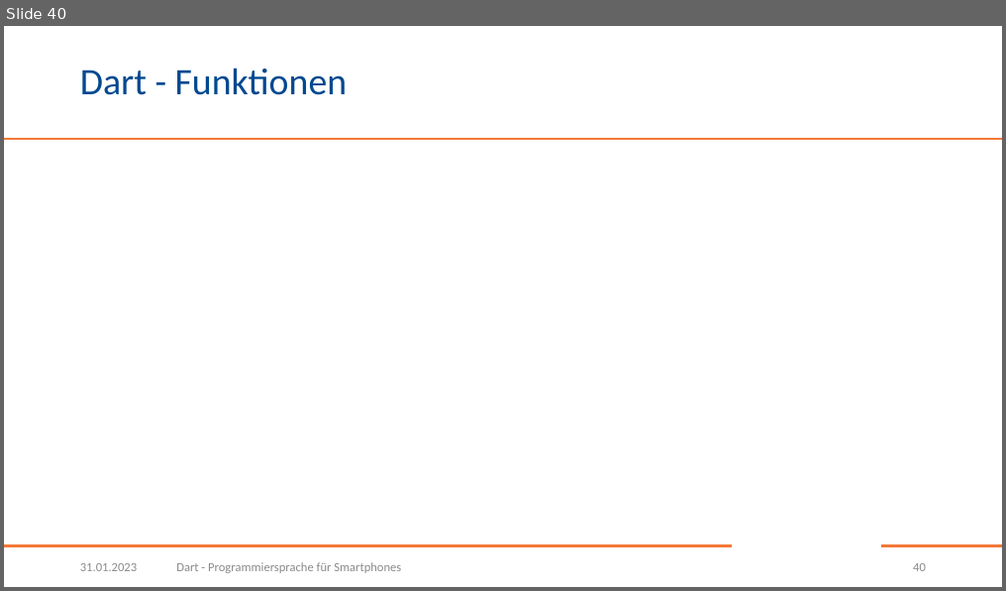
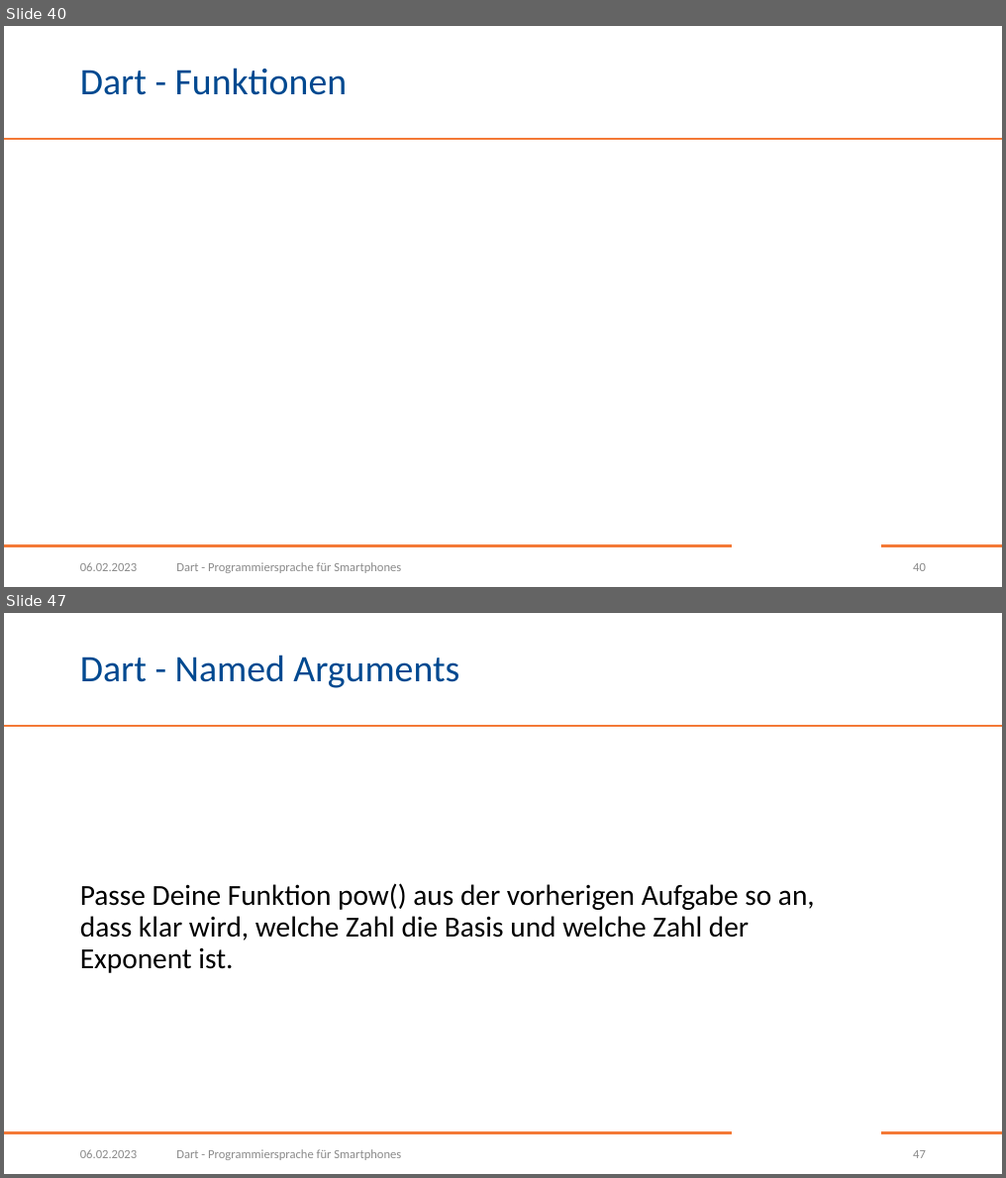
Before and after one commit to BogyMitutoyoCTL/DecisionMakingApp, a slide deck: presentations/Dart.pptx. Shown one above the other, each under a label of ours: slide 40 before the commit, slides 40 and 47 after it; the slides between them are not shown. The pictures are 1006x591 and 1006x1178 pixels, drawn with LibreOffice and Linux fonts; fonts in the diff are those of the drawing; grey boxes stand for pictures; background and template pictures are left out. Boxes give left, top, right and bottom in pixels: in the first picture for what was removed or moved away, otherwise in the second. Text is boxed around its words. In the diff, an @@ line names an element or a change of style, - is before the commit and + after.

Commit message:
Nächste Themen: Named Arguments und Scope

```diff
--- a/presentations/Dart.pptx
+++ b/presentations/Dart.pptx
@@ slide 47 added at [4, 613, 1002, 1174], background #FFFFFF; not listed: 3 template elements that a slide beside it also shows @@
@@ title added at [80, 655, 459, 688], 36 pt, text #004990 @@
+Dart - Named Arguments
@@ text added at [80, 883, 815, 973], 28 pt, text #000000 @@
+Passe Deine Funktion pow() aus der vorherigen Aufgabe so an, dass klar wird, welche Zahl die Basis und welche Zahl der Exponent ist.
@@ text added at [80, 1150, 137, 1158], 12 pt, text #8C8C8C @@
+06.02.2023
@@ text added at [176, 1150, 401, 1160], 12 pt, text #8C8C8C @@
+Dart - Programmiersprache für Smartphones
@@ page number added at [913, 1151, 926, 1158], 12 pt, text #8C8C8C @@
+47
@@ slide 40 changed as well @@
@@ text at [80, 563, 137, 571]: text changed @@
-31.01.2023
+06.02.2023
```
Also in this commit, not shown: 39 other slides changed, 10 other slides added.
